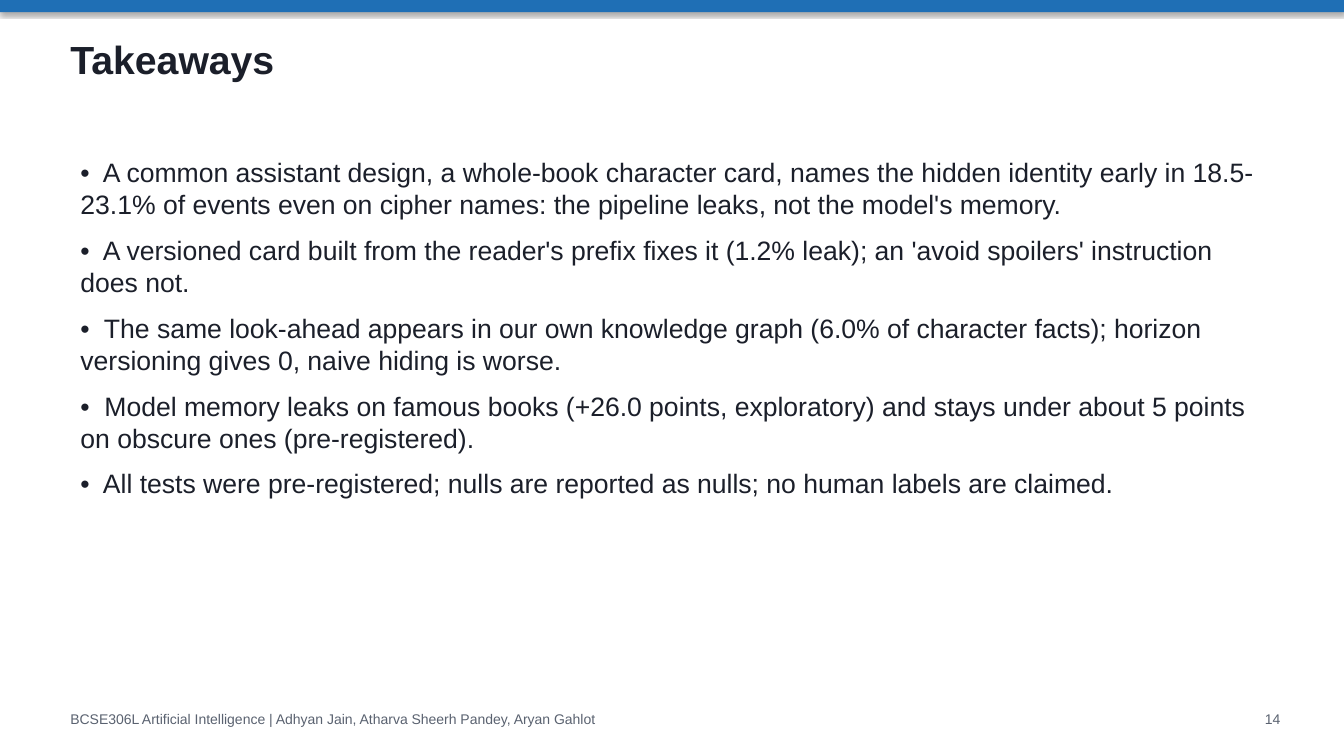
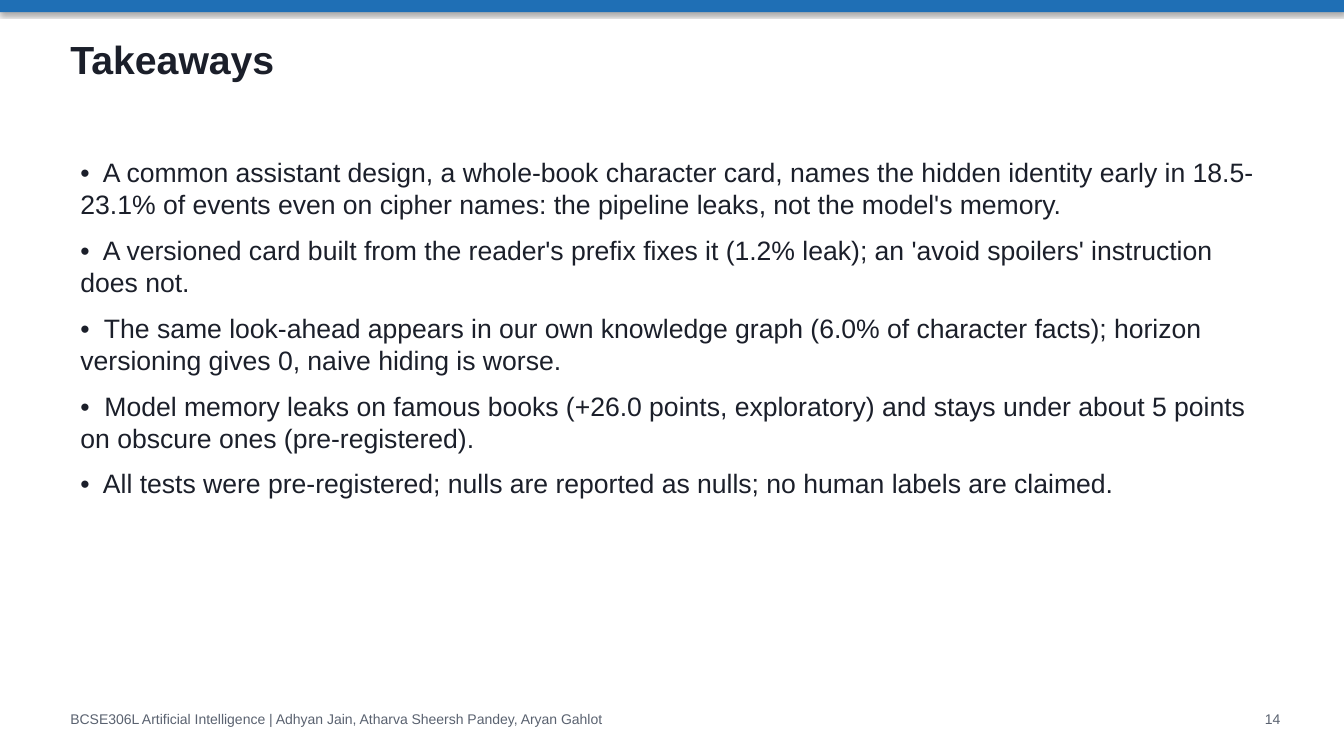
Before and after one commit to adhyan-jain/EchoTales, a slide deck: slide 14 of EchoTales_Research_Presentation.pptx. Drawn at 1344x756 pixels with LibreOffice and Linux fonts; fonts in the diff are those of the drawing. Boxes give left, top, right and bottom in pixels: in the first picture for what was removed or moved away, otherwise in the second. Text is boxed around its words. In the diff, an @@ line names an element or a change of style, - is before the commit and + after.

```diff
--- a/EchoTales_Research_Presentation.pptx
+++ b/EchoTales_Research_Presentation.pptx
@@ text at <box>70,714,602,727</box>: text changed @@
-BCSE306L Artificial Intelligence | Adhyan Jain, Atharva Sheerh Pandey, Aryan Gahlot
+BCSE306L Artificial Intelligence | Adhyan Jain, Atharva Sheersh Pandey, Aryan Gahlot
```
Also in this commit, not shown: 15 other slides changed, 9 other files.
